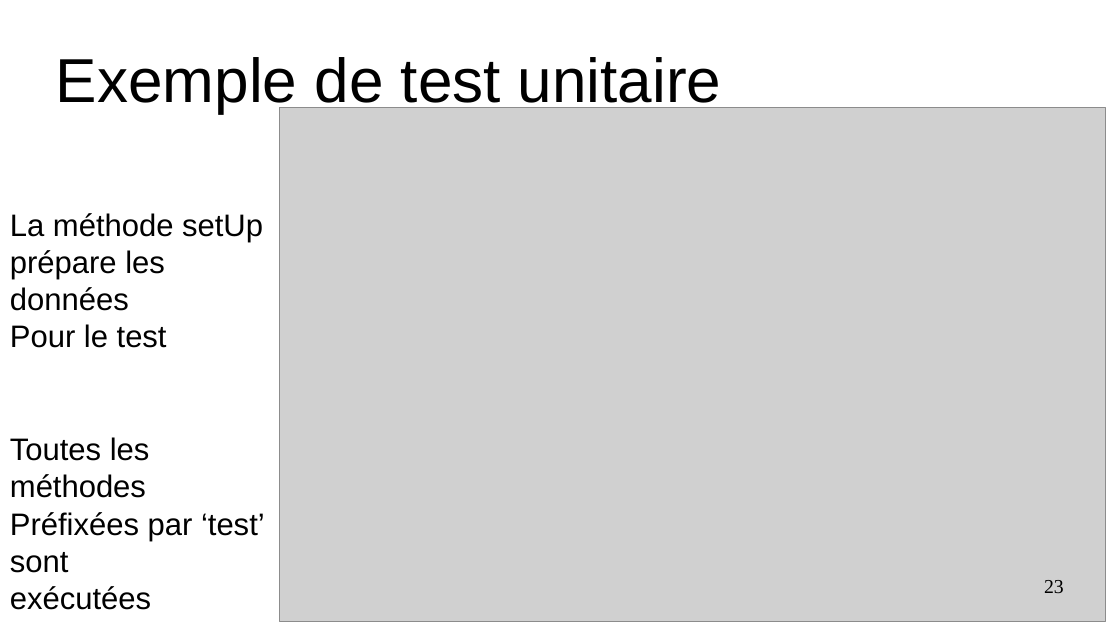
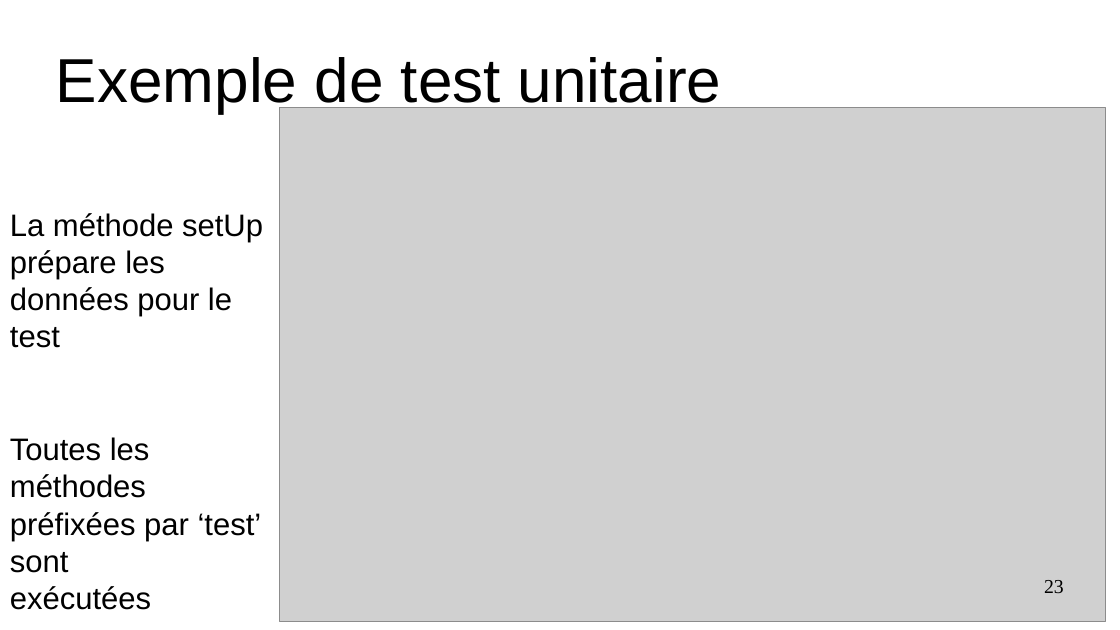
Before and after one commit to Myrrhe/aston-project-3, a slide deck: slide 23 of soutenance/res/rel/powerpoint_20230318.odp. Drawn at 1120x630 pixels with LibreOffice and Linux fonts; fonts in the diff are those of the drawing; grey boxes stand for pictures. Boxes give left, top, right and bottom in pixels: in the first picture for what was removed or moved away, otherwise in the second. Text is boxed around its words. In the diff, an @@ line names an element or a change of style, - is before the commit and + after.

```diff
--- a/soutenance/res/rel/powerpoint_20230318.odp
+++ b/soutenance/res/rel/powerpoint_20230318.odp
@@ text at (x1=10, y1=250, x2=232, y2=348): text changed @@
-prépare les données
-Pour le test
+prépare les données pour le test
@@ text at (x1=10, y1=437, x2=262, y2=573): text changed @@
-Toutes les méthodes
-Préfixées par ‘test’ sont
+Toutes les méthodes préfixées par ‘test’ sont
```
Also in this commit, not shown: 3 other slides changed, 15 other files.
